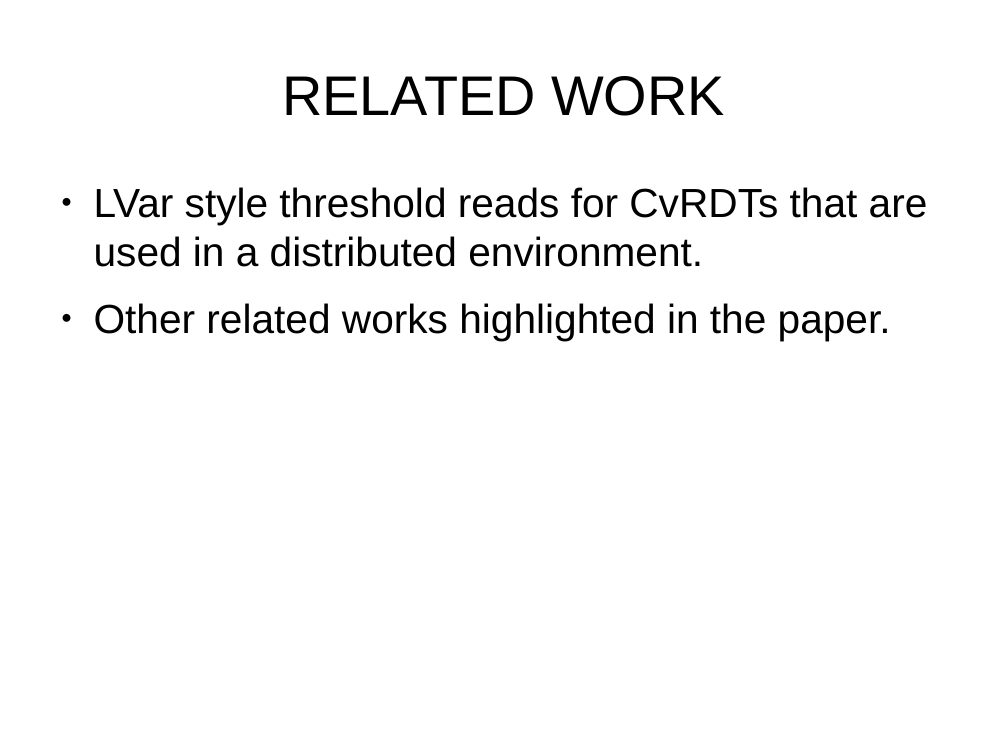
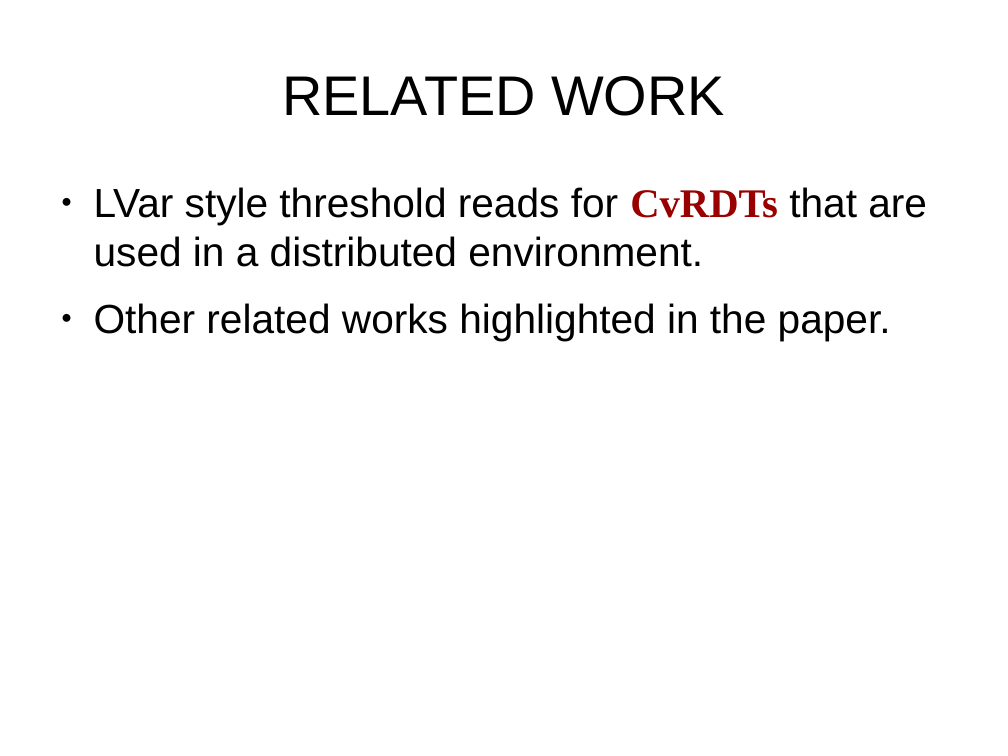
Before and after one commit to sentinel88/Personal, a slide deck: slide 25 of Talk.odp (slide 13 before the commit). Drawn at 1008x756 pixels with LibreOffice and Linux fonts; fonts in the diff are those of the drawing. Boxes give left, top, right and bottom in pixels: in the first picture for what was removed or moved away, otherwise in the second. Text is boxed around its words. In the diff, an @@ line names an element or a change of style, - is before the commit and + after.

```diff
--- a/Talk.odp
+++ b/Talk.odp
@@ text at box(94, 187, 927, 267): font Arial to Times New Roman, text colour #000000 to #990000, bold on in "CvRDTs" @@
```
Also in this commit, not shown: 4 other slides changed, 16 slides added, 4 slides removed, 1 other file.
